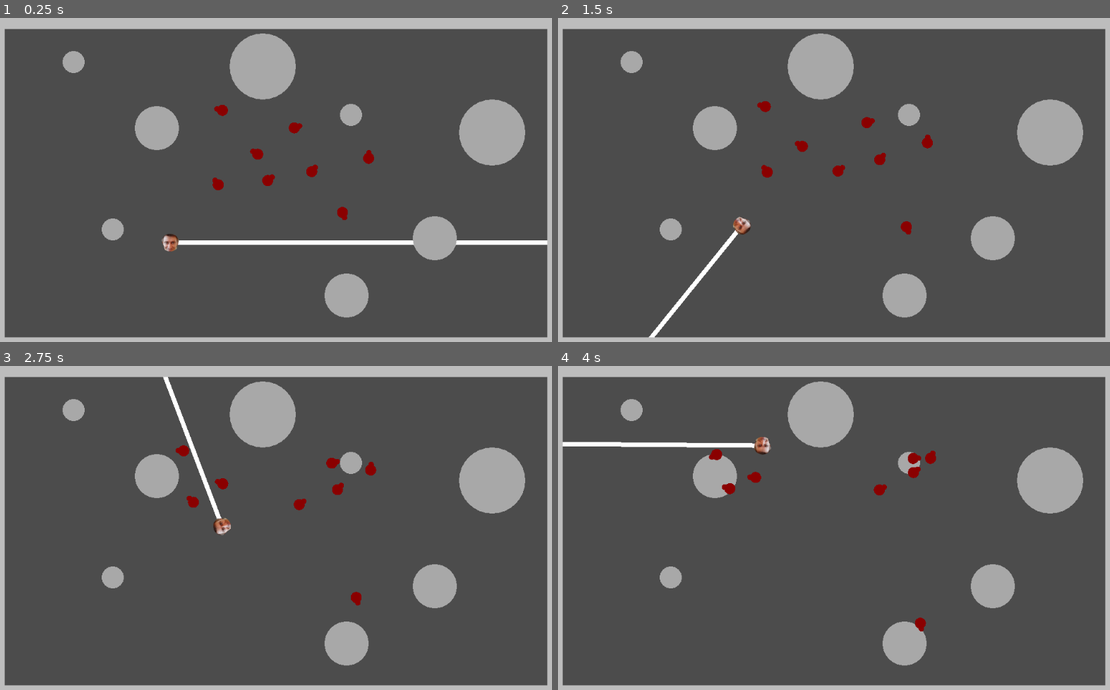
Above: before the commit, frames 1-4 (two rows, left to right).
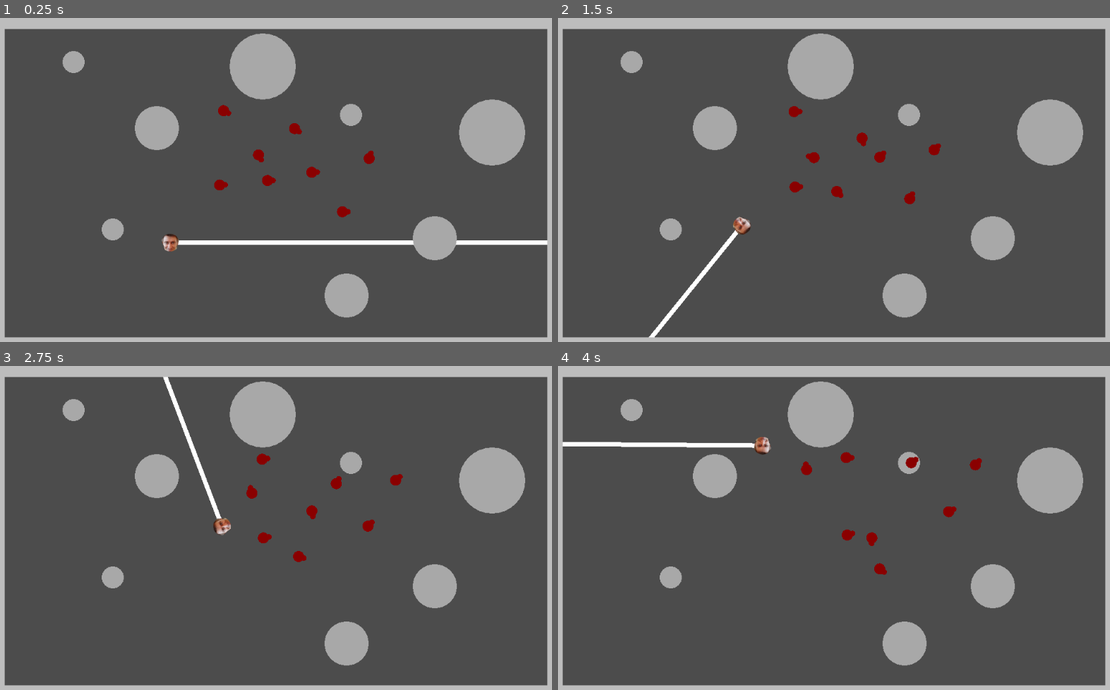
Above: after the commit, the same moments.

Repository: Nabiz/ZombieGameAI
Game: Godot game, scene res://Main.tscn
Same seed, same stepped clock (60 frames per second), same inputs: the game is played once before the commit and once after it.
Inputs:
- Up to frame 1 (0.25 s): no input
- Up to frame 2 (1.5 s): hold Right (ui_right) 0.53-1.28 s; hold Down (ui_down) from 1.28 s (still down)
- Up to frame 3 (2.75 s): release Down (ui_down) at 2.03 s; hold Right (ui_right) from 2.03 s (still down)
- Up to frame 4 (4 s): release Right (ui_right) at 2.78 s; hold Up (ui_up) 2.78-3.53 s; hold Left (ui_left) from 3.53 s (still down)

The runs differ from the first frame. In frame 1, 0.2% of the frame differs, in the area x 38-68%, y 26-63%; in frame 2, 0.9%; in frame 3, 1.0%, in the area x 31-74%, y 24-74%; in frame 4, 0.9%.
Error before the commit: Invalid get index 'zombie' (on base: 'Node (Utils.gd)'). (res://Zombie.gd:44)

Commit message:
fix bugs with group behaviors

Diff:
--- a/ZombieGame/Main.tscn
+++ b/ZombieGame/Main.tscn
@@ -7,22 +7,30 @@
 
 [node name="Main" type="Node2D"]
 
-[node name="WallN" type="Node2D" parent="." groups=["Wall"]]
+[node name="WallN" type="Node2D" parent="." groups=[
+"Wall",
+]]
 script = ExtResource( 3 )
 size = Vector2( 1024, 20 )
 normal = Vector2( 0, 1 )
 
-[node name="WallS" type="Node2D" parent="." groups=["Wall"]]
+[node name="WallS" type="Node2D" parent="." groups=[
+"Wall",
+]]
 position = Vector2( 0, 580 )
 script = ExtResource( 3 )
 size = Vector2( 1024, 20 )
 normal = Vector2( 0, -1 )
 
-[node name="WallW" type="Node2D" parent="." groups=["Wall"]]
+[node name="WallW" type="Node2D" parent="." groups=[
+"Wall",
+]]
 script = ExtResource( 3 )
 size = Vector2( 20, 600 )
 
-[node name="WallE" type="Node2D" parent="." groups=["Wall"]]
+[node name="WallE" type="Node2D" parent="." groups=[
+"Wall",
+]]
 position = Vector2( 1004, 0 )
 script = ExtResource( 3 )
 size = Vector2( 20, 600 )
--- a/ZombieGame/SteeringBehaviors.gd
+++ b/ZombieGame/SteeringBehaviors.gd
@@ -27,8 +27,8 @@
 	#var wa = wall_avoidance(all_walls)
 #	return wander() + 2*wa + 2*obstacle_avoidance(all_obstacles)
 	#var player = zombie.get_parent().get_node("Player")
-	zombie.tag_neighbors(150)
-	return hide(Utils.player, all_obstacles)
+	zombie.tag_neighbors(500)
+	return wander() #+ 100 * aligment()#hide(Utils.player, all_obstacles)
 
 #SEEK
 func seek(target_position: Vector2) -> Vector2:
@@ -182,18 +182,18 @@
 ## STERING BEHAVIORS
 #SEPARATION
 func separation():
-	var steering_force: Vector2
+	var steering_force: Vector2 = Vector2.ZERO
 	for neighbor in Utils.zombies:
-		if neighbor != zombie and neighbor.tag:
+		if neighbor != zombie and neighbor.tagged:
 			var to_agent: Vector2 = zombie.position - neighbor.position
 			steering_force += to_agent.normalized() / to_agent.length()
 	return steering_force
 #ALIGNMENT
 func aligment():
-	var average_heading: Vector2
-	var neighbor_count: int
-	for neighbor in zombie.neighbors:
-		if neighbor != zombie and neighbor.tag:
+	var average_heading: Vector2 = Vector2.ZERO
+	var neighbor_count: int = 0
+	for neighbor in Utils.zombies:
+		if neighbor != zombie and neighbor.tagged:
 			average_heading += neighbor.heading
 			neighbor_count += 1
 	if neighbor_count > 0:
--- a/ZombieGame/Zombie.gd
+++ b/ZombieGame/Zombie.gd
@@ -41,7 +41,7 @@
 	draw_circle(radius*Vector2.RIGHT, 5, Color.darkred)
 
 func tag_neighbors(radius: float):
-	for zombie in Utils.zombie:
+	for zombie in Utils.zombies:
 		zombie.tagged = false
 		var to: Vector2 = zombie.position - position
 		var range_radius = radius + zombie.radius
